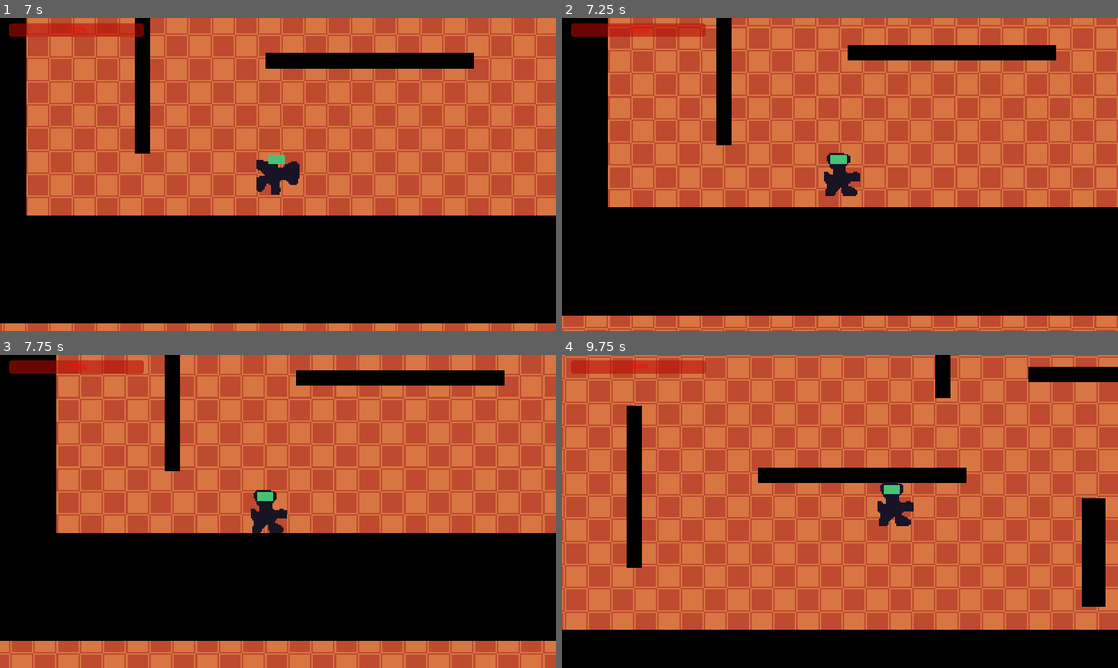
Above: before the commit, frames 1-4 (two rows, left to right).
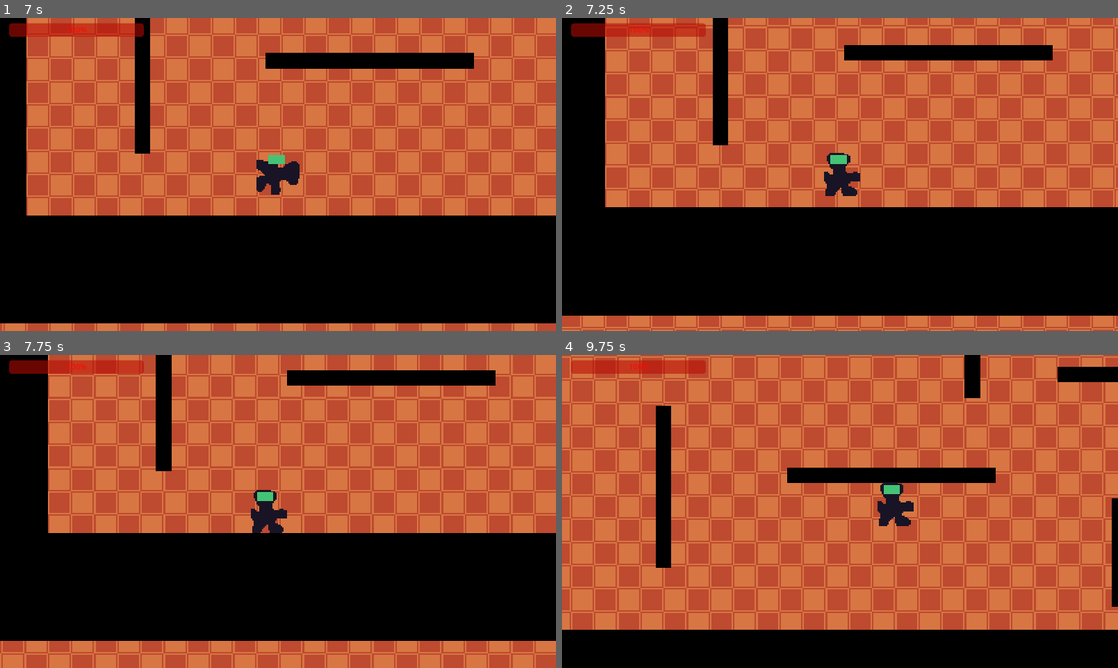
Above: after the commit, the same moments.

Repository: Deojee/project-sodalake
Game: Godot game, scene res://scenes/main_menu.tscn
The game is run twice, just before and just after one commit, with the same random seed, the same clock (stepped at 60 frames per second) and the same inputs. The engine's default icon, where the game draws it, is replaced by a stand-in: a white triangle on a blue panel in a dark square.
Inputs (mouse positions are in pixels of both pictures, inside the frame that each line leads up to):
- Up to frame 1 (7 s): click (127, 212) at 0.52 s; type "12" at 0.6 s; click (122, 161) at 0.75 s; type "Alex" at 0.83 s; click "Client" at 1.25 s; click "Host" at 2 s; move the mouse to (400, 158) at 2.77 s; press the mouse at (400, 158) at 2.78 s; hold D (right) 2.78-3.53 s; move the mouse to (166, 190) at 3.52 s; release the mouse at (166, 190) at 3.53 s; hold S (down) 3.53-4.28 s; tap Shift (sprint) at 3.6 s; move the mouse to (333, 105) at 4.27 s; hold D (right) 4.28-5.03 s; right-click (333, 105) at 4.35 s; move the mouse to (250, 237) at 5.02 s; hold Up (up) 5.03-5.78 s; click (250, 237) at 5.1 s; move the mouse to (444, 221) at 5.77 s; hold Shift (sprint) 5.78-6.53 s; hold Left (left) from 5.78 s (still down); move the mouse to (111, 127) at 6.52 s; right-click (111, 127) at 6.6 s
- Up to frame 2 (7.25 s): keep holding Left (left)
- Up to frame 3 (7.75 s): move the mouse to (305, 511) at 7.27 s; release Left (left) at 7.28 s; press the mouse at (305, 511) at 7.28 s; hold S (down) from 7.28 s (still down)
- Up to frame 4 (9.75 s): tap Enter at 8 s; move the mouse to (756, 433) at 8.02 s; release S (down) at 8.03 s; release the mouse at (756, 433) at 8.03 s; hold D (right) 8.03-8.78 s; tap Shift (sprint) at 8.1 s; move the mouse to (962, 495) at 8.77 s; hold Up (up) 8.78-9.53 s; right-click (962, 495) at 8.85 s; move the mouse to (728, 527) at 9.52 s; hold D (right) from 9.53 s (still down); click (728, 527) at 9.6 s

Frame 1 is identical in both runs. In frame 2, 9.2% of the frame differs, in the area x 0-100%, y 0-100%; in frame 3, 23%; in frame 4, 63%, in the area x 0-100%, y 0-88%.

Commit message:
name fix

Diff:
--- a/scripts/Player.gd
+++ b/scripts/Player.gd
@@ -1,6 +1,6 @@
 extends CharacterBody2D
 
-const SPEED = 400
+const SPEED = 300
 const SPRINT_SPEED = 700
 const ACCELERATION = 10
 const DECCELERATION = 20
--- a/scripts/avatar.gd
+++ b/scripts/avatar.gd
@@ -15,7 +15,7 @@
 # Called when the node enters the scene tree for the first time.
 func _ready():
 	$debug.text = name
-
+	$nameTag.text = Globals.nameTag
 	pass # Replace with function body.
 
 func isDead():
